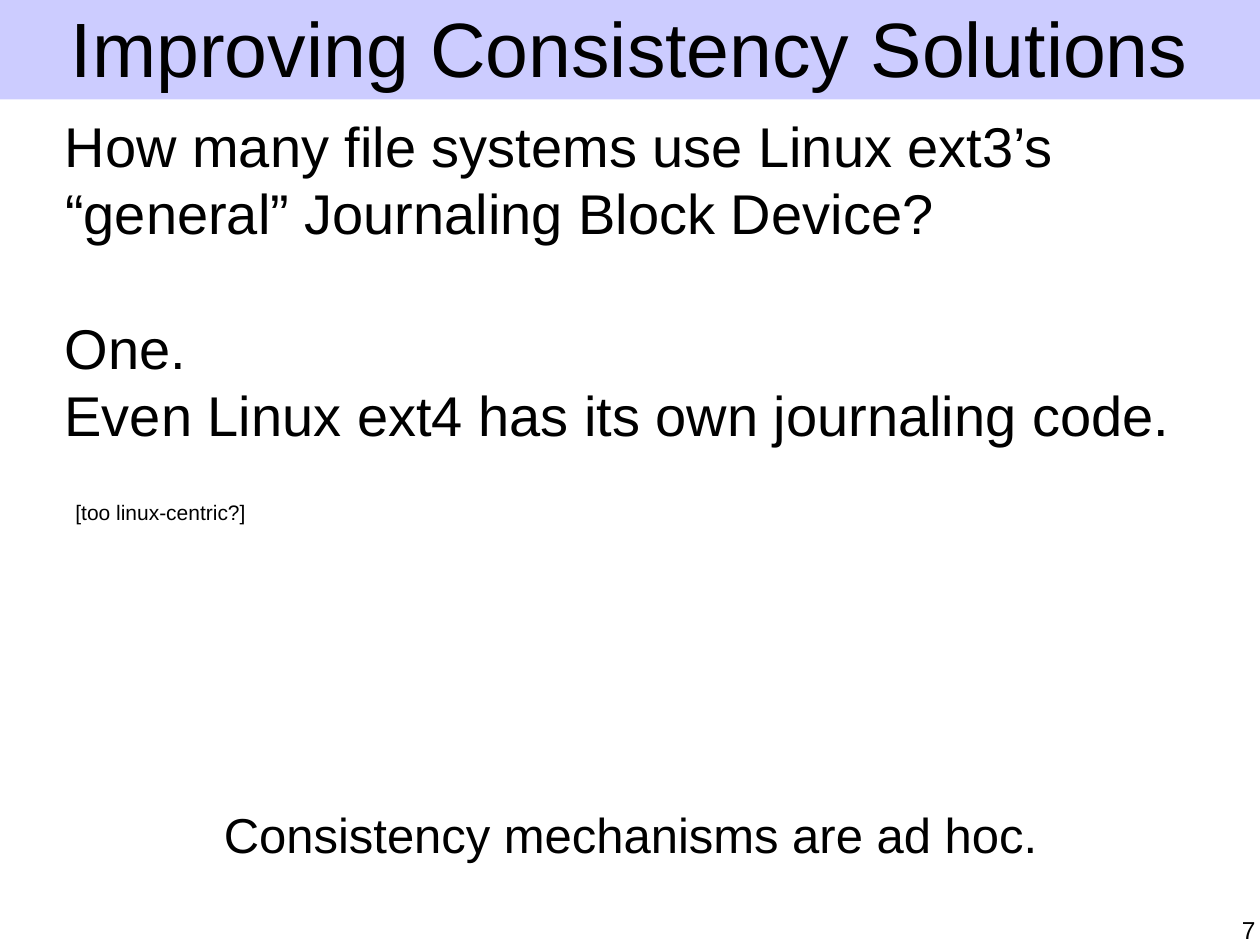
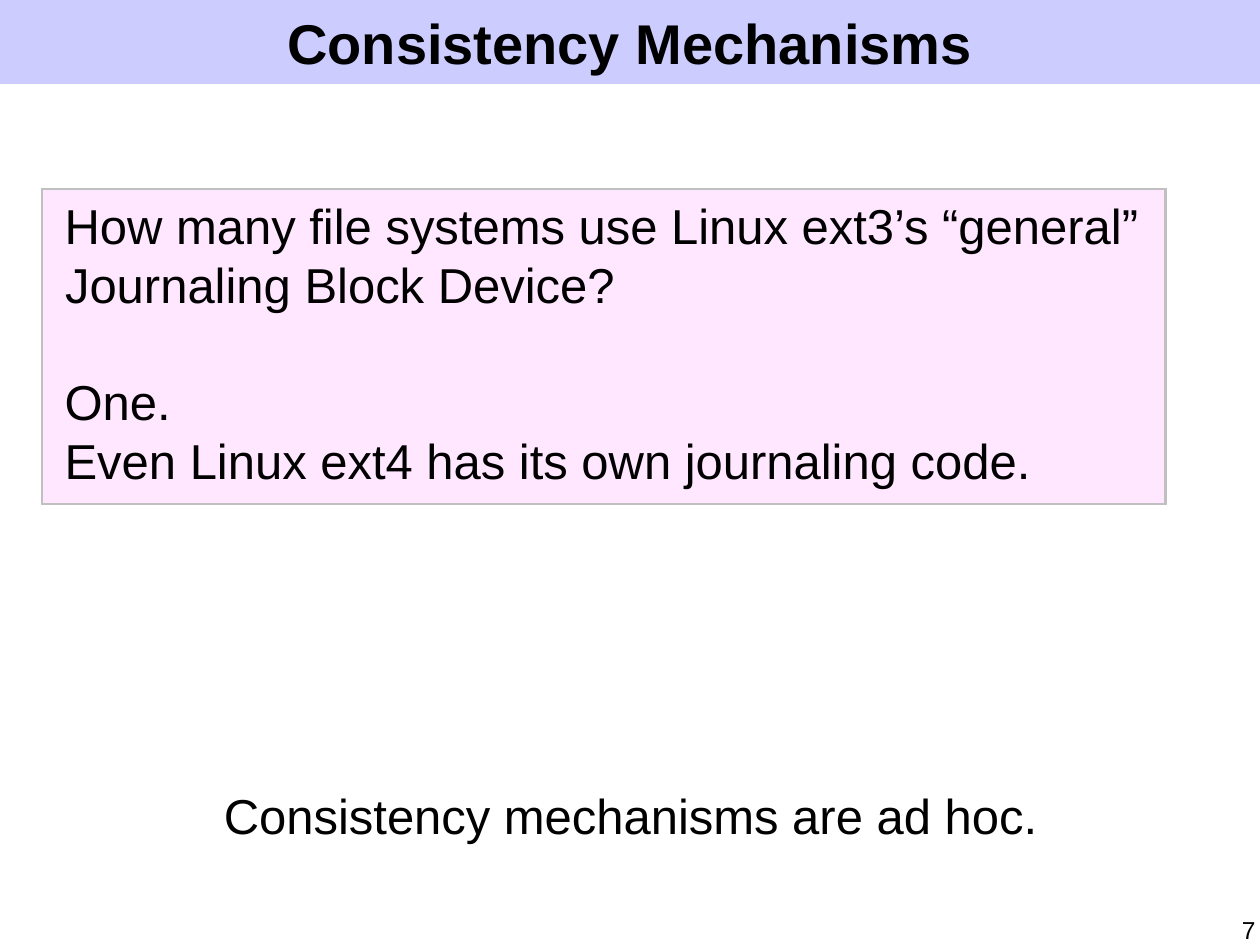
Before and after one commit to ucla-readable/fstitch-doc, a slide deck: slide 7 of sosp/pres.ppt. Drawn at 1260x945 pixels with LibreOffice and Linux fonts; fonts in the diff are those of the drawing. Boxes give left, top, right and bottom in pixels: in the first picture for what was removed or moved away, otherwise in the second. Text is boxed around its words. In the diff, an @@ line names an element or a change of style, - is before the commit and + after.

```diff
--- a/sosp/pres.ppt
+++ b/sosp/pres.ppt
@@ rectangle: place and size @@
-rectangle at [0,0,1260,100]
+rectangle at [0,0,1260,84]
@@ title at [287,23,972,75]: text changed; size 44 to 32 pt; bold on @@
-Improving Consistency Solutions
+Consistency Mechanisms
@@ text "How many file systems use ...": place and size @@
-text "How many file systems use ..." at [65,126,1169,447]
+text "How many file systems use ..." at [65,208,1138,489]
@@ text "How many file systems use ..." at [65,208,1138,489]: size 32 to 28 pt @@
@@ rectangle added at [42,189,1166,504], fill #FFE7FF, outline #C0C0C0 1.5 pt @@
@@ text removed at [75,504,245,525] @@
-[too linux-centric?]
@@ text "Consistency mechanisms are ad hoc.": place and size @@
-text "Consistency mechanisms are ad hoc." at [224,817,1038,863]
+text "Consistency mechanisms are ad hoc." at [224,798,1038,844]
```
Also in this commit, not shown: 37 other slides changed, 8 slides added, 7 slides removed.
